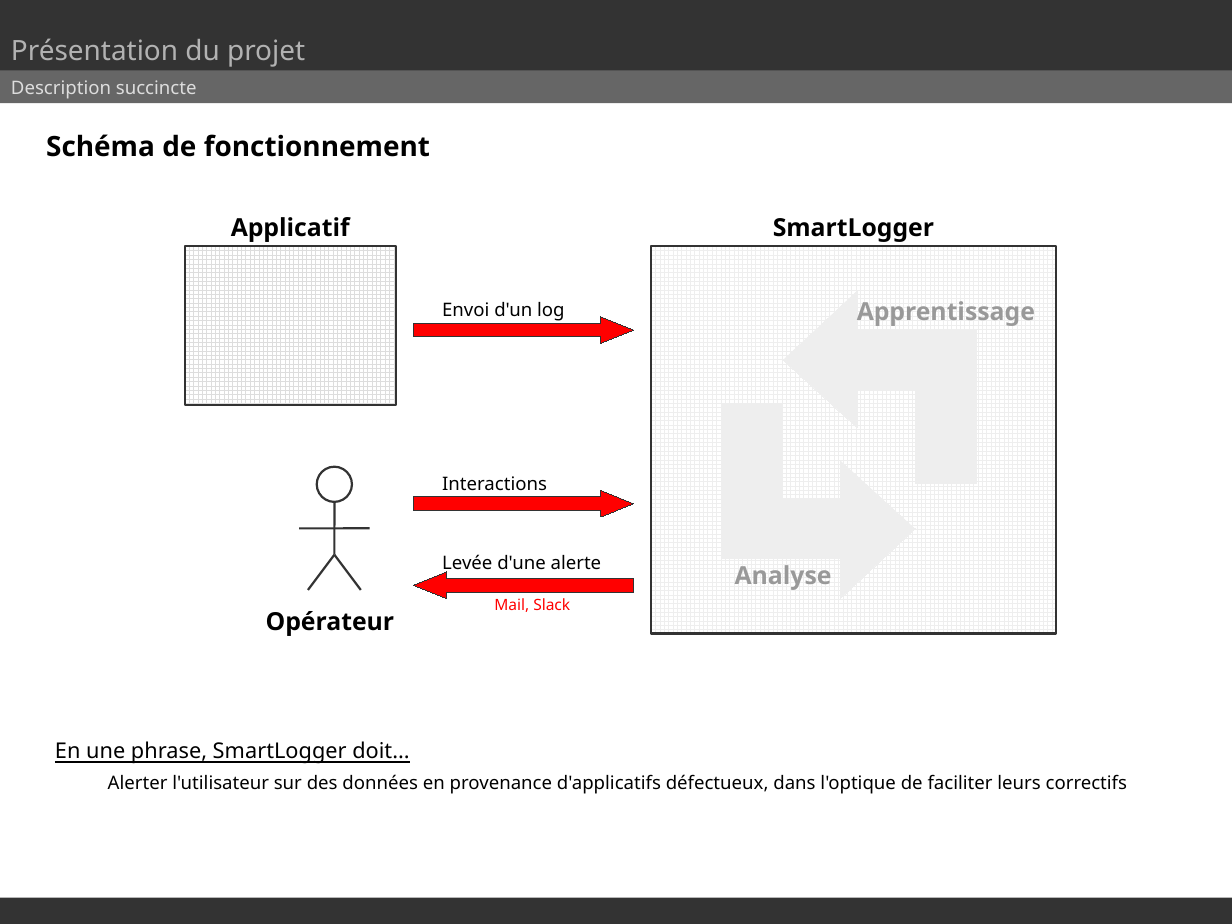
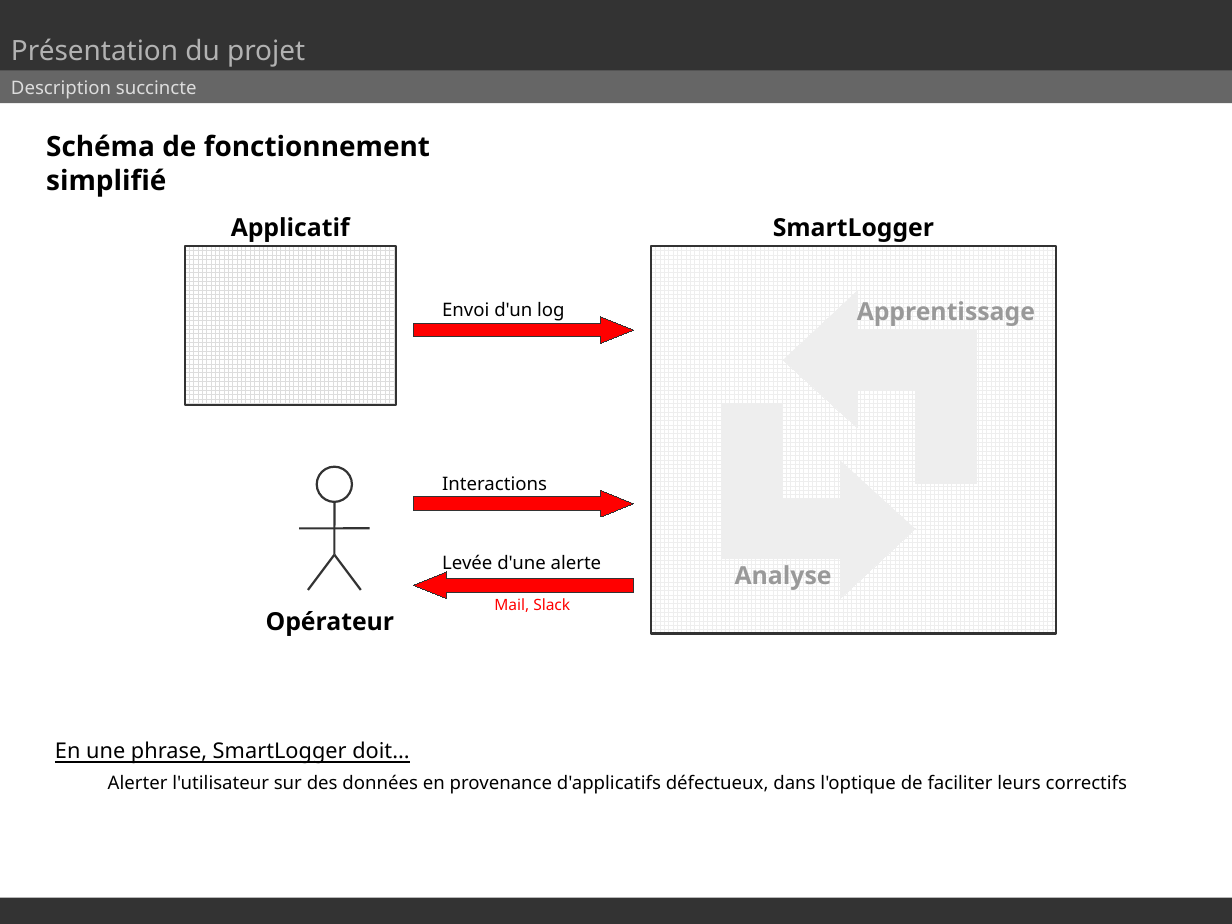
Before and after one commit to SmartLoggerManagement/SmartLogger, a slide deck: slide 3 of Soutenances/soutenance.odp. Drawn at 1232x924 pixels with LibreOffice and Linux fonts; fonts in the diff are those of the drawing. Boxes give left, top, right and bottom in pixels: in the first picture for what was removed or moved away, otherwise in the second. Text is boxed around its words. In the diff, an @@ line names an element or a change of style, - is before the commit and + after.

```diff
--- a/Soutenances/soutenance.odp
+++ b/Soutenances/soutenance.odp
@@ text at bbox=[46, 134, 430, 197]: text changed @@
-Schéma de fonctionnement
+Schéma de fonctionnement simplifié
```
Also in this commit, not shown: 5 other slides changed, 3 slides added, 2 other files.
